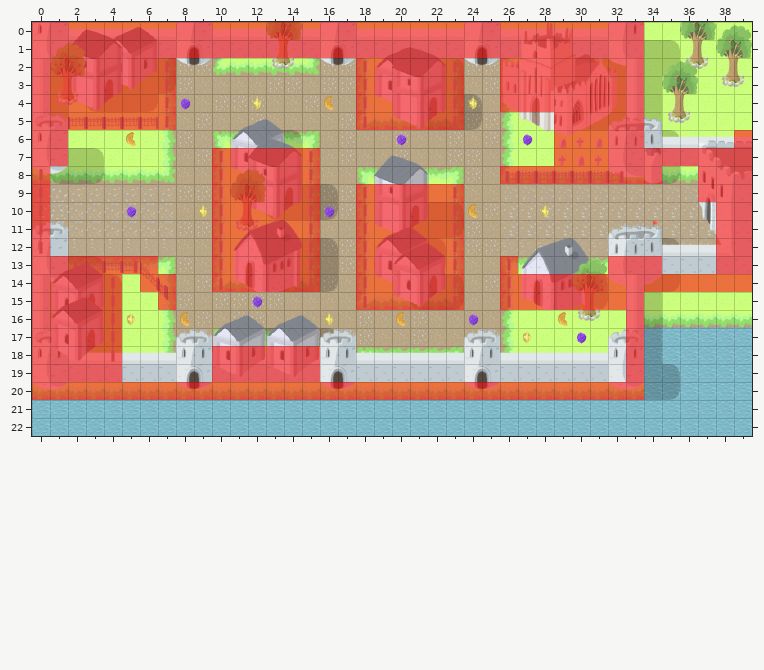
Tiled map (JSON) -- src/assets/level/truffles_level_1.json. The picture above is the old version.
Cells are 32x32 px. Shown: x 0..39, y 0..22.
The same view after the edit:
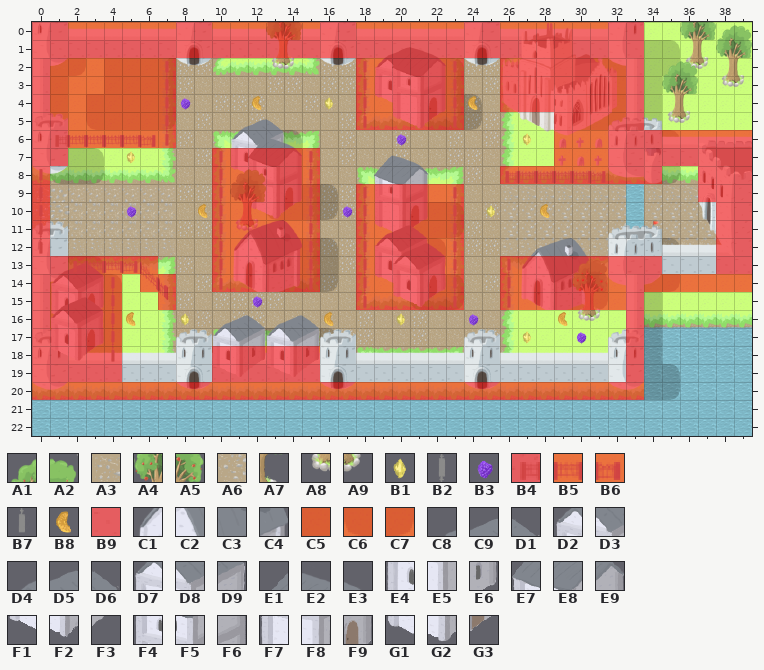
Key: from "truffles_level_1_tileset": A1 60, A2 61, A3 62, A4 112, A5 113, A6 114, A7 165, A8 214, A9 215, B1 502, B2 549, B3 554, B4 589, B5 590, B6 591, B7 601, B8 606, B9 654, C1 693, C2 694, C3 695, C4 696, C5 908, C6 1011, C7 1013, C8 1097, C9 1098, D1 1099, D2 1149, D3 1150, D4 1305, D5 1306, D6 1307, D7 1357, D8 1358, D9 1359, E1 1365, E2 1366, E3 1367, E4 1409, E5 1410, E6 1411, E7 1417, E8 1418, E9 1419, F1 1461, F2 1462, F3 1463, F4 1469, F5 1470, F6 1471, F7 1521, F8 1522, F9 1523, G1 1573, G2 1574, G3 1575.
__ is an empty cell.
Tiles replaced or removed in this view: A1, A2, A3, A4, A5, A6, A7, A8, A9, B1, B3, B5, B6, B7, B8, C1, C2, C3, C4, C6, C7, C8, C9, D1, D2, D3, D4, D5, D6, D7, D8, D9, E1, E2, E3, E4, E5, E6, E7, E8, E9, F1, F2, F3, F4, F5, F6, F7, F8, F9, G1, G2, G3.
See-through tiles are keyed as they look on the map.
Difference:
Changed rows in their new state; .. is an unchanged cell.
Layer "map/ground/ground_depth_00":
first column x 33:
 9 __
10 __
11 __
Layer "map/shadow/shadow_depth_01":
first column x 3:
 2 .. C5 .. .. ..
 4 C5 .. .. C5 C5
 5 C6 C5 C5 C5 C7
Layer "map/buildings/foreground/house_depth_01/":
first column x 4:
 2 __ __ __
 3 __ __ __
first column x 19:
11 G1 G2 G3
12 D7 D8 ..
Layer "map/buildings/foreground/house_depth_01/":
first column x 2:
 2 __ __ __
 3 __ __ __
 4 __ __ __
first column x 19:
11 D4 D5 D6 .. .. .. .. .. .. .. .. ..
12 .. D4 .. .. .. .. .. .. .. .. .. ..
13 .. .. .. .. .. .. .. .. C1 C2 C3 C4
Layer "map/buildings/background/house_roof_dept":
first column x 4:
 0 __ __ __
 1 __ __ __
first column x 19:
11 __ __ __
12 __ __ ..
Layer "map/buildings/background/house_roof_dept":
first column x 2:
 0 __ __ __ __ __
 1 __ __ __ __ __
first column x 20:
12 __ .. .. .. .. .. .. .. .. .. ..
13 .. .. .. .. .. .. .. __ __ __ __
Layer "map/environment_objects/miscellaneous_de":
first column x 1:
 4 __ __ .. .. .. .. .. .. .. .. .. .. .. .. .. .. .. .. .. .. .. .. .. .. .. .. .. .. .. .. .. ..
 5 .. __ __ __ __ __ B2 .. .. .. .. .. .. .. .. .. .. .. .. .. .. .. .. .. .. .. .. .. .. .. .. ..
 6 B4 B5 B5 B5 B5 B6 B7 .. .. .. .. .. .. .. .. .. .. .. .. .. .. .. .. .. .. .. .. .. .. .. .. ..
 8 .. .. .. .. .. .. .. .. .. .. .. .. .. .. .. .. .. .. .. .. .. .. .. .. .. .. .. .. .. .. B6 __
Layer "map/environment_objects/miscellaneous_to":
first column x 1:
 1 __ __
 2 __ __
 3 .. __
Layer "map/environment_collision/collide_depth_":
first column x 2:
 6 B9 B9 B9 B9 B9 B9 .. .. .. .. .. .. .. .. .. .. .. .. .. .. .. .. .. .. .. .. .. .. .. .. .. .. B9 B9 B9 B9 B9
first column x 27:
13 B9 B9 B9 B9 B9
Layer "map/collectables/candies_depth_02":
first column x 5:
 4 .. .. .. .. .. .. .. B8 .. .. .. B1 .. .. .. .. .. .. .. B8 .. .. .. ..
 6 __ .. .. .. .. .. .. .. .. .. .. .. .. .. .. .. .. .. .. .. .. .. B1 ..
 7 B1 .. .. .. .. .. .. .. .. .. .. .. .. .. .. .. .. .. .. .. .. .. .. ..
10 .. .. .. .. B8 .. .. .. .. .. .. __ B3 .. .. .. .. .. .. __ B1 .. .. B8
first column x 5:
16 B8 .. .. B1 .. .. .. .. .. .. .. B8 .. .. .. B1
